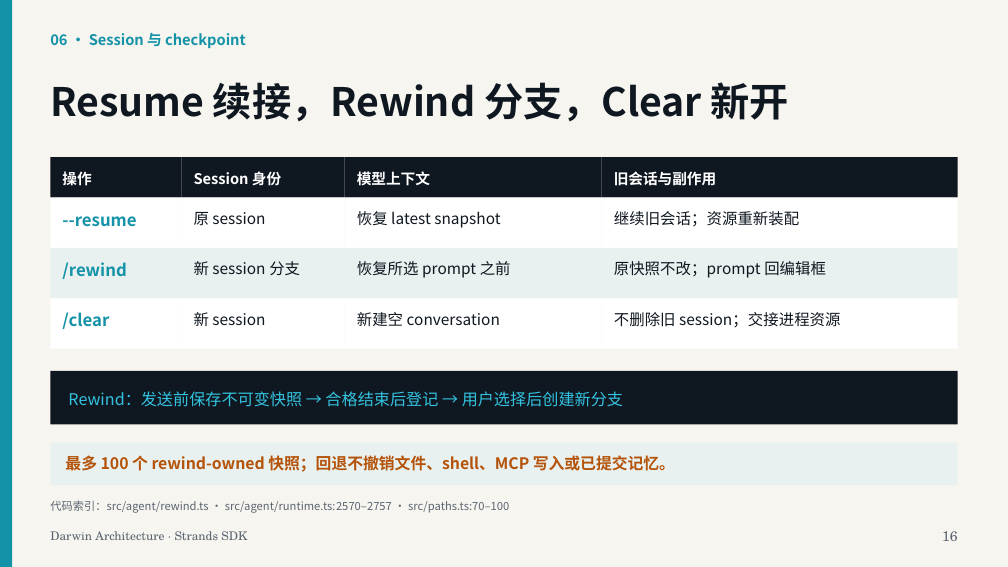
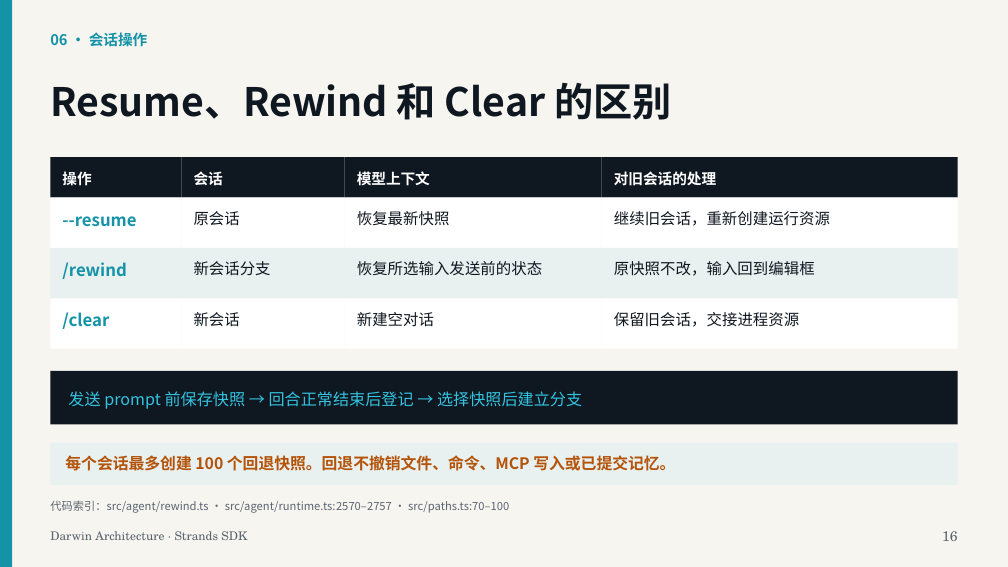
Before and after one commit to xiehust/strands-darwin, a slide deck: slide 16 of docs/ppt/darwin-architecture-strands-sdk.zh-CN.pptx. Drawn at 1008x567 pixels with LibreOffice and Linux fonts; fonts in the diff are those of the drawing. Boxes give left, top, right and bottom in pixels: in the first picture for what was removed or moved away, otherwise in the second. Text is boxed around its words. In the diff, an @@ line names an element or a change of style, - is before the commit and + after.

```diff
--- a/docs/ppt/darwin-architecture-strands-sdk.zh-CN.pptx
+++ b/docs/ppt/darwin-architecture-strands-sdk.zh-CN.pptx
@@ text at bbox=[50, 32, 147, 47]: text changed @@
-06 · Session 与 checkpoint
+06 · 会话操作
@@ text at bbox=[50, 82, 671, 120]: text changed @@
-Resume 续接，Rewind 分支，Clear 新开
+Resume、Rewind 和 Clear 的区别
@@ text at bbox=[194, 172, 223, 186]: text changed @@
-Session 身份
+会话
@@ text at bbox=[614, 171, 716, 186]: text changed @@
-旧会话与副作用
+对旧会话的处理
@@ text at bbox=[194, 211, 240, 226]: text changed @@
-原 session
+原会话
@@ text at bbox=[357, 211, 450, 226]: text changed @@
-恢复 latest snapshot
+恢复最新快照
@@ text at bbox=[614, 211, 830, 226]: text changed @@
-继续旧会话；资源重新装配
+继续旧会话，重新创建运行资源
@@ text at bbox=[194, 261, 271, 276]: text changed @@
-新 session 分支
+新会话分支
@@ text at bbox=[357, 261, 542, 276]: text changed @@
-恢复所选 prompt 之前
+恢复所选输入发送前的状态
@@ text at bbox=[614, 261, 815, 276]: text changed @@
-原快照不改；prompt 回编辑框
+原快照不改，输入回到编辑框
@@ text at bbox=[194, 312, 240, 327]: text changed @@
-新 session
+新会话
@@ text at bbox=[357, 312, 434, 327]: text changed @@
-新建空 conversation
+新建空对话
@@ text at bbox=[614, 312, 799, 327]: text changed @@
-不删除旧 session；交接进程资源
+保留旧会话，交接进程资源
@@ text at bbox=[68, 391, 582, 409]: text changed @@
-Rewind：发送前保存不可变快照 → 合格结束后登记 → 用户选择后创建新分支
+发送 prompt 前保存快照 → 回合正常结束后登记 → 选择快照后建立分支
@@ text at bbox=[65, 455, 675, 471]: text changed @@
-最多 100 个 rewind-owned 快照；回退不撤销文件、shell、MCP 写入或已提交记忆。
+每个会话最多创建 100 个回退快照。回退不撤销文件、命令、MCP 写入或已提交记忆。
```
Also in this commit, not shown: 20 other slides changed, 2 other files.
